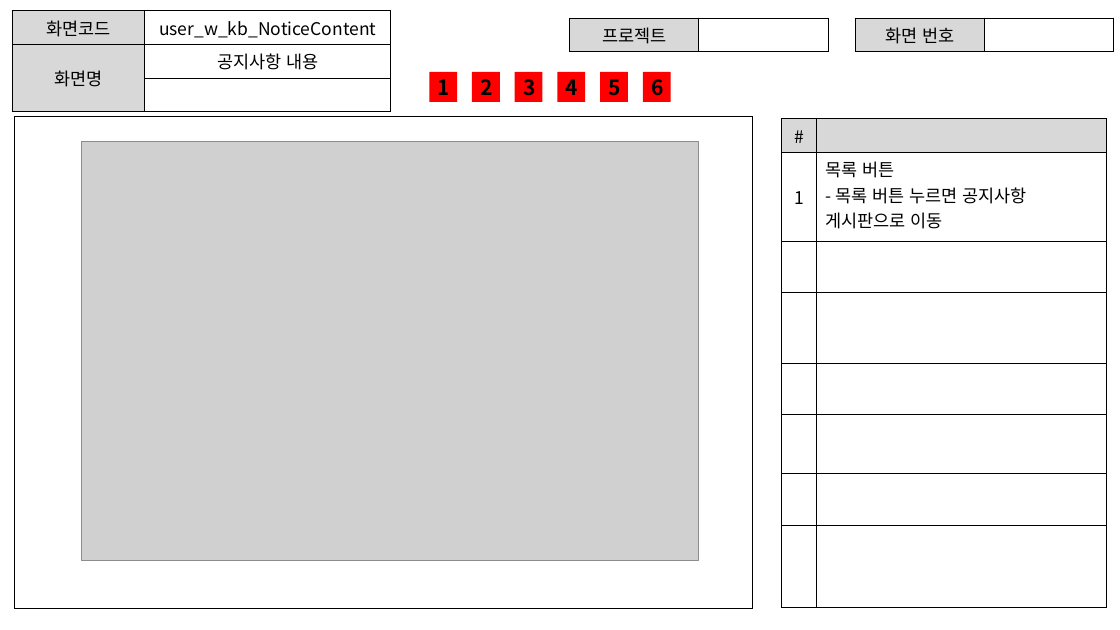
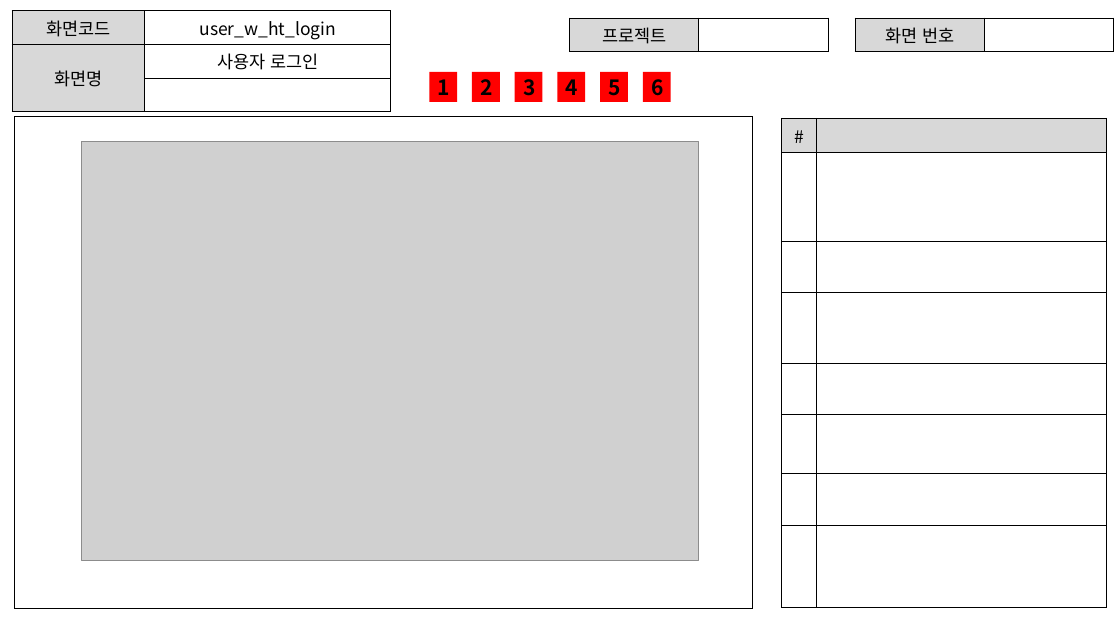
Before and after one commit to ezenteam2/EzenCrowdFunding, a slide deck: slide 4 of project03 화면설계서/project03 - 화면 설계서 - 기범.pptx. Drawn at 1120x630 pixels with LibreOffice and Linux fonts; fonts in the diff are those of the drawing; grey boxes stand for pictures. Boxes give left, top, right and bottom in pixels: in the first picture for what was removed or moved away, otherwise in the second. Text is boxed around its words. In the diff, an @@ line names an element or a change of style, - is before the commit and + after.

```diff
--- a/project03 화면설계서/project03 - 화면 설계서 - 기범.pptx
+++ b/project03 화면설계서/project03 - 화면 설계서 - 기범.pptx
@@ table at [12, 11, 391, 99] @@
-row 1, column 2: user_w_kb_NoticeContent
+row 1, column 2: user_w_ht_login
-row 2, column 2: 공지사항 내용
+row 2, column 2: 사용자 로그인
@@ table at [782, 118, 1107, 607] @@
-row 2: 1 | 목록 버튼 / - 목록 버튼 누르면 공지사항 게시판으로 이동
+row 8:  | 
```
Also in this commit, not shown: 7 other slides changed, 12 slides removed, 8 other files.
